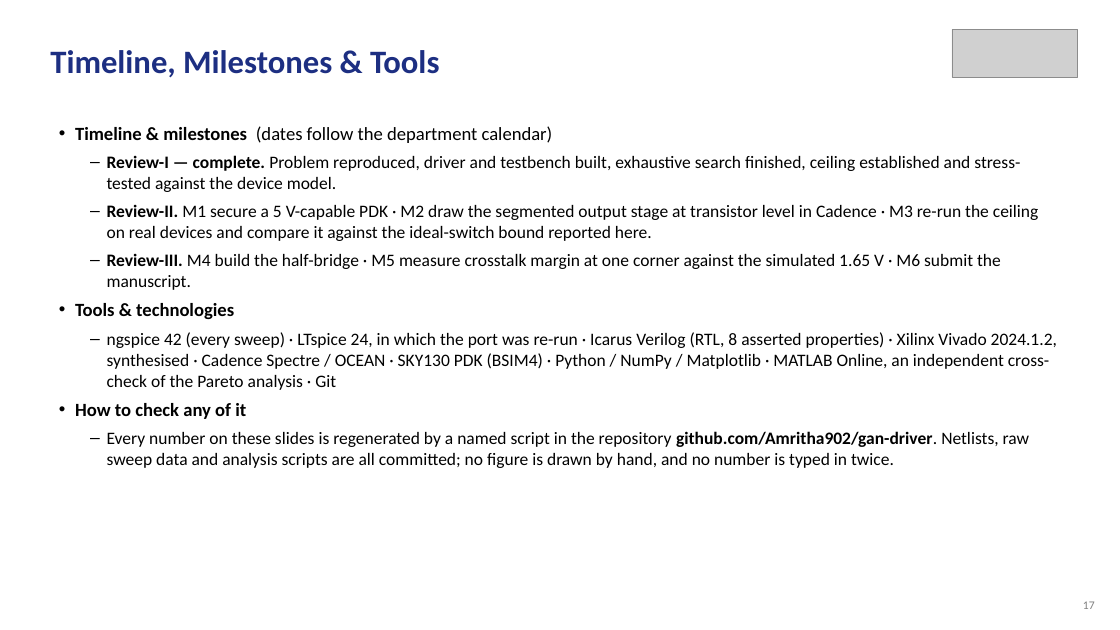
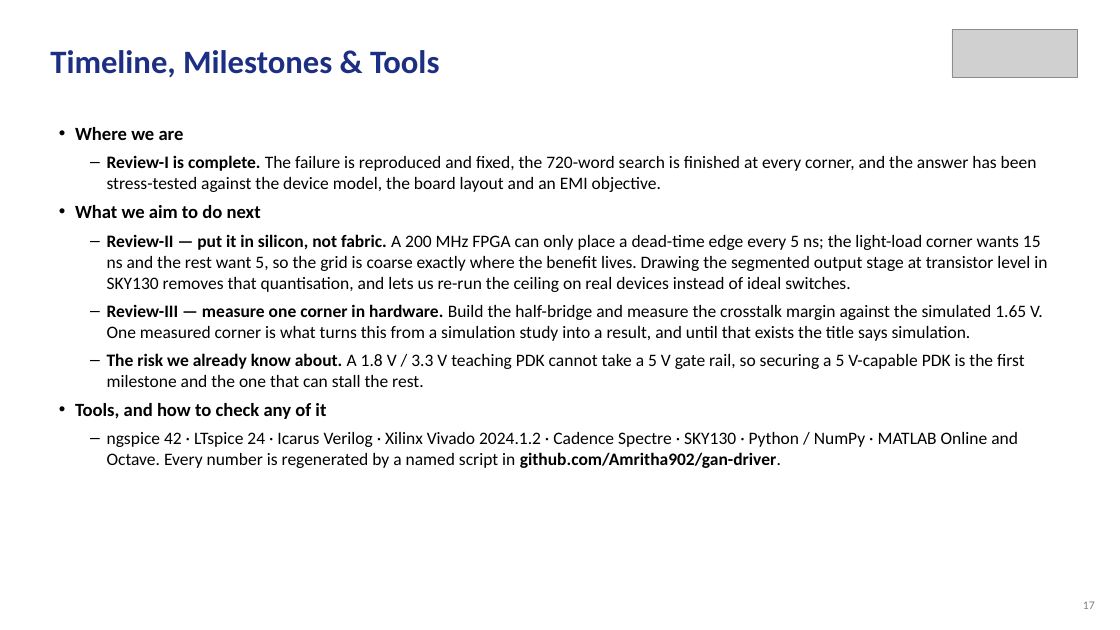
Before and after one commit to Amritha902/gan-driver, a slide deck: slide 17 of review/Review1_GaN_Segmented_Gate_Driver.pptx. Drawn at 1120x630 pixels with LibreOffice and Linux fonts; fonts in the diff are those of the drawing; grey boxes stand for pictures. Boxes give left, top, right and bottom in pixels: in the first picture for what was removed or moved away, otherwise in the second. Text is boxed around its words. In the diff, an @@ line names an element or a change of style, - is before the commit and + after.

```diff
--- a/review/Review1_GaN_Segmented_Gate_Driver.pptx
+++ b/review/Review1_GaN_Segmented_Gate_Driver.pptx
@@ text at box(75, 127, 1047, 468): text changed @@
-• Timeline & milestones (dates follow the department calendar)
-– Review-I — complete. Problem reproduced, driver and testbench built, exhaustive search finished, ceiling established and stress-tested against the device model.
-– Review-II. M1 secure a 5 V-capable PDK · M2 draw the segmented output stage at transistor level in Cadence · M3 re-run the ceiling on real devices and compare it against the ideal-switch bound reported here.
-– Review-III. M4 build the half-bridge · M5 measure crosstalk margin at one corner against the simulated 1.65 V · M6 submit the manuscript.
-• Tools & technologies
-– ngspice 42 (every sweep) · LTspice 24, in which the port was re-run · Icarus Verilog (RTL, 8 asserted properties) · Xilinx Vivado 2024.1.2, synthesised · Cadence Spectre / OCEAN · SKY130 PDK (BSIM4) · Python / NumPy / Matplotlib · MATLAB Online, an independent cross-check of the Pareto analysis · Git
-• How to check any of it
-– Every number on these slides is regenerated by a named script in the repository github.com/Amritha902/gan-driver. Netlists, raw sweep data and analysis scripts are all committed; no figure is drawn by hand, and no number is typed in twice.
+• Where we are
+– Review-I is complete. The failure is reproduced and fixed, the 720-word search is finished at every corner, and the answer has been stress-tested against the device model, the board layout and an EMI objective.
+• What we aim to do next
+– Review-II — put it in silicon, not fabric. A 200 MHz FPGA can only place a dead-time edge every 5 ns; the light-load corner wants 15 ns and the rest want 5, so the grid is coarse exactly where the benefit lives. Drawing the segmented output stage at transistor level in SKY130 removes that quantisation, and lets us re-run the ceiling on real devices instead of ideal switches.
+– Review-III — measure one corner in hardware. Build the half-bridge and measure the crosstalk margin against the simulated 1.65 V. One measured corner is what turns this from a simulation study into a result, and until that exists the title says simulation.
+– The risk we already know about. A 1.8 V / 3.3 V teaching PDK cannot take a 5 V gate rail, so securing a 5 V-capable PDK is the first milestone and the one that can stall the rest.
+• Tools, and how to check any of it
+– ngspice 42 · LTspice 24 · Icarus Verilog · Xilinx Vivado 2024.1.2 · Cadence Spectre · SKY130 · Python / NumPy · MATLAB Online and Octave. Every number is regenerated by a named script in github.com/Amritha902/gan-driver.
```
Also in this commit, not shown: 12 other slides changed, 1 slide added, 5 other files.
